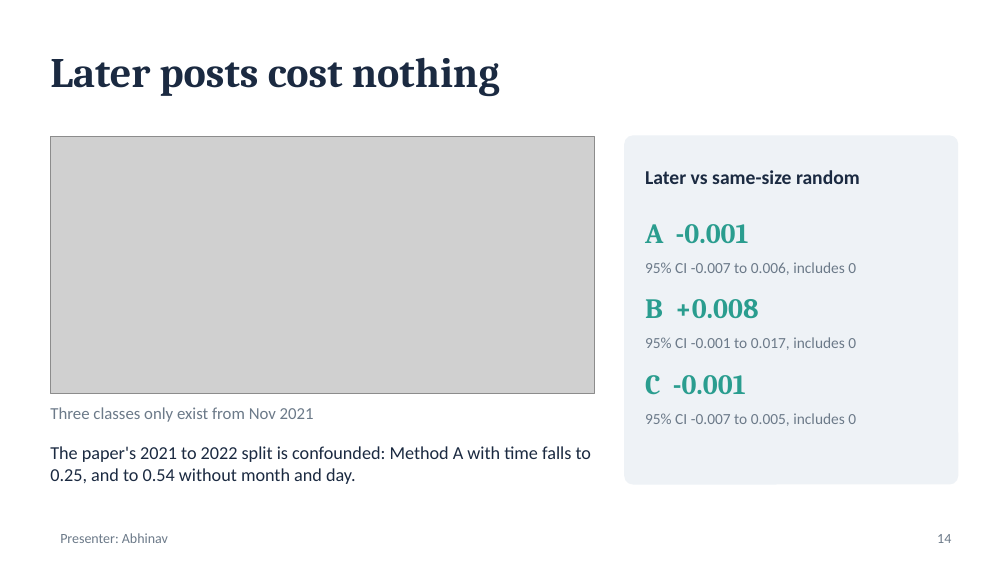
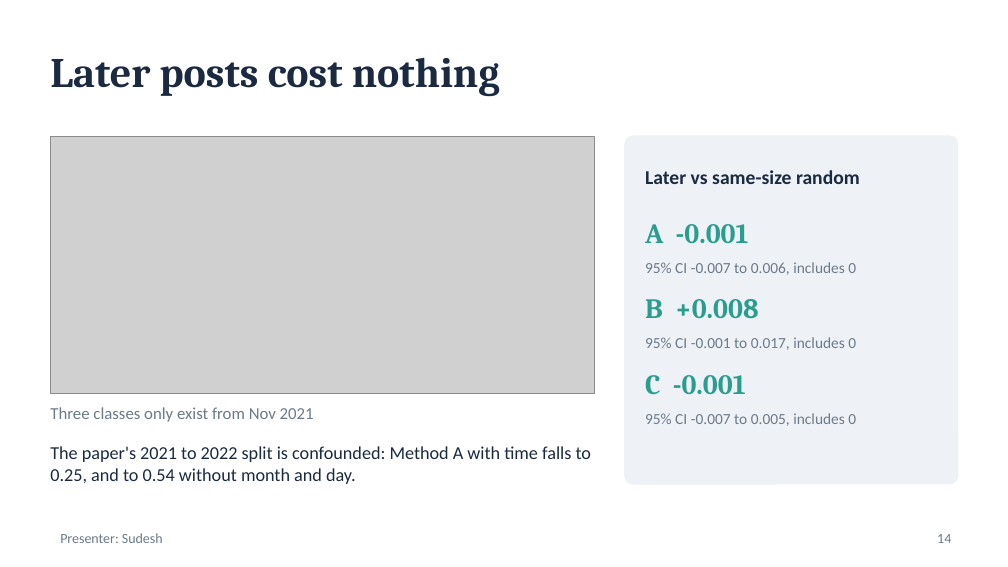
Before and after one commit to Abhinavxox/reddit-mental-health-timing, a slide deck: slide 14 of slides/Phase1_Timing_Matters.pptx. Drawn at 1008x567 pixels with LibreOffice and Linux fonts; fonts in the diff are those of the drawing; grey boxes stand for pictures. Boxes give left, top, right and bottom in pixels: in the first picture for what was removed or moved away, otherwise in the second. Text is boxed around its words. In the diff, an @@ line names an element or a change of style, - is before the commit and + after.

```diff
--- a/slides/Phase1_Timing_Matters.pptx
+++ b/slides/Phase1_Timing_Matters.pptx
@@ text at bbox=[60, 533, 163, 543]: text changed @@
-Presenter: Abhinav
+Presenter: Sudesh
```
Also in this commit, not shown: 3 other slides changed, 5 other files.
